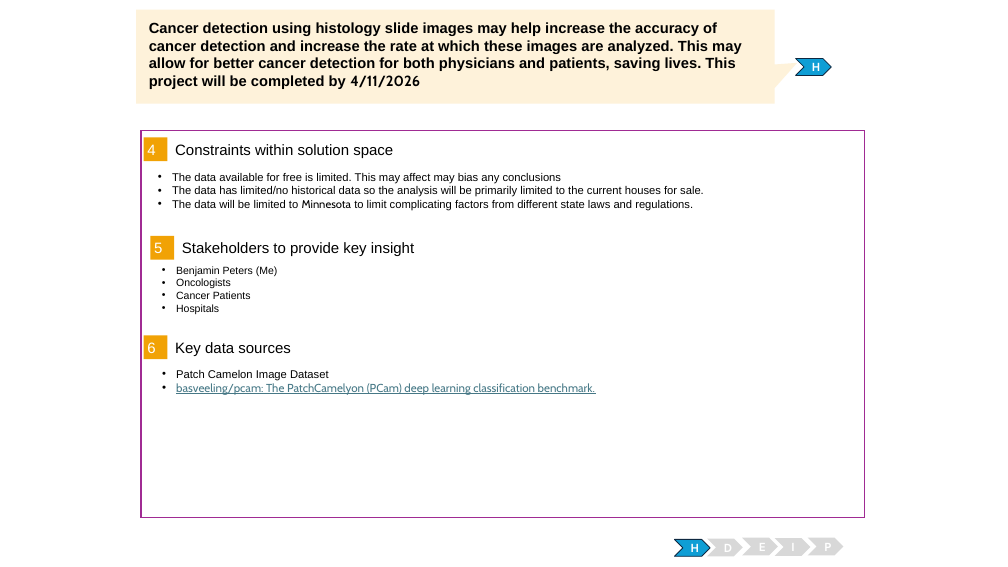
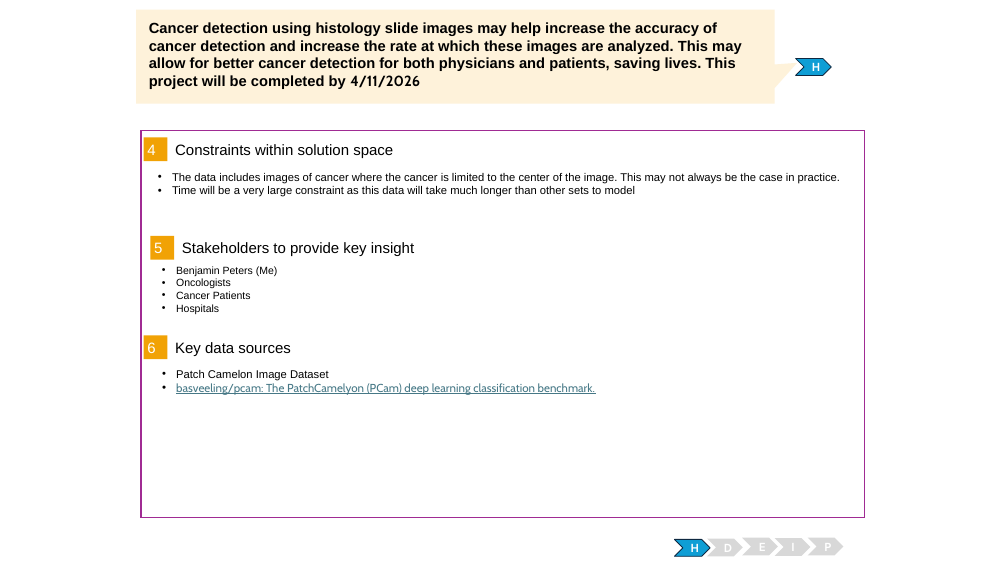
Before and after one commit to benpeters252/Projects, a slide deck: slide 2 of Springboard/Captsone 3 - Cancer Image Classification/Problem Statement - Capstone 3 - Histology Slide Cancer Categorization.pptx. Drawn at 1008x567 pixels with LibreOffice and Linux fonts; fonts in the diff are those of the drawing. Boxes give left, top, right and bottom in pixels: in the first picture for what was removed or moved away, otherwise in the second. Text is boxed around its words. In the diff, an @@ line names an element or a change of style, - is before the commit and + after.

```diff
--- a/Springboard/Captsone 3 - Cancer Image Classification/Problem Statement - Capstone 3 - Histology Slide Cancer Categorization.pptx
+++ b/Springboard/Captsone 3 - Cancer Image Classification/Problem Statement - Capstone 3 - Histology Slide Cancer Categorization.pptx
@@ text at [172, 173, 840, 197]: text changed @@
-• The data available for free is limited. This may affect may bias any conclusions
-• The data has limited/no historical data so the analysis will be primarily limited to the current houses for sale.
-• The data will be limited to Minnesota to limit complicating factors from different state laws and regulations.
+• The data includes images of cancer where the cancer is limited to the center of the image. This may not always be the case in practice.
+• Time will be a very large constraint as this data will take much longer than other sets to model
```
